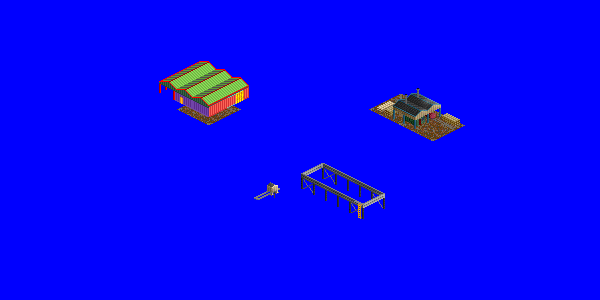
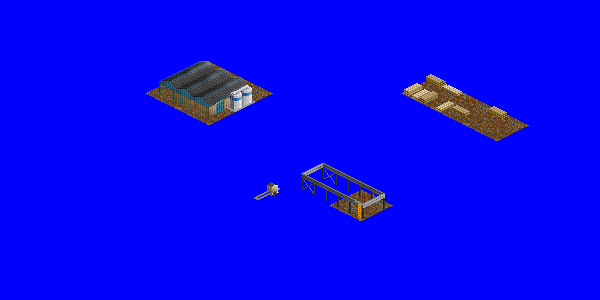
Layers edited between the first and the second 600×300 image:
added group "Tanks" with 3 layers above "building shaded" over (227, 85, 255, 112)
added layer "wall" in group "Tanks" over (227, 100, 255, 112)
added layer "greeble" (1st of 4, in "Tanks") in group "Tanks" over (231, 85, 249, 110)
added layer "tanks" in group "Tanks" over (230, 86, 253, 110)
showed "building shaded", painted on it over (159, 61, 249, 117)
showed "tile mud copy 19" over (177, 62, 241, 93)
showed "tile mud copy 18" over (145, 78, 209, 109)
showed "tile mud copy 14" over (209, 78, 273, 109)
hid group "cresosote shed" (7 layers) over (369, 88, 465, 141)
showed group "Wood Stacks 1" (7 layers) over (401, 74, 529, 141)
renamed "Layer 14" to "crane rails shaded", painted on it over (329, 190, 386, 220)
added layer "tile mud copy 21" above "tile mud copy 20" over (329, 190, 393, 221)
